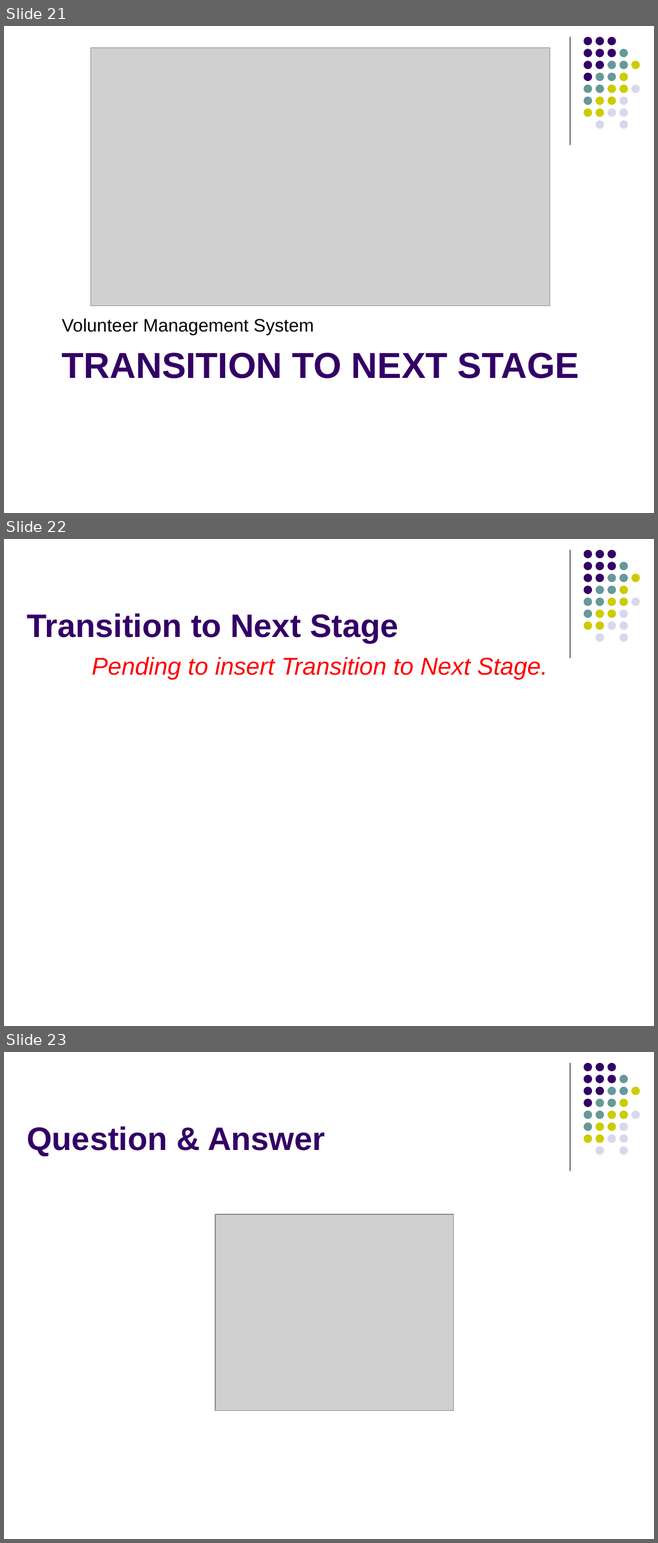
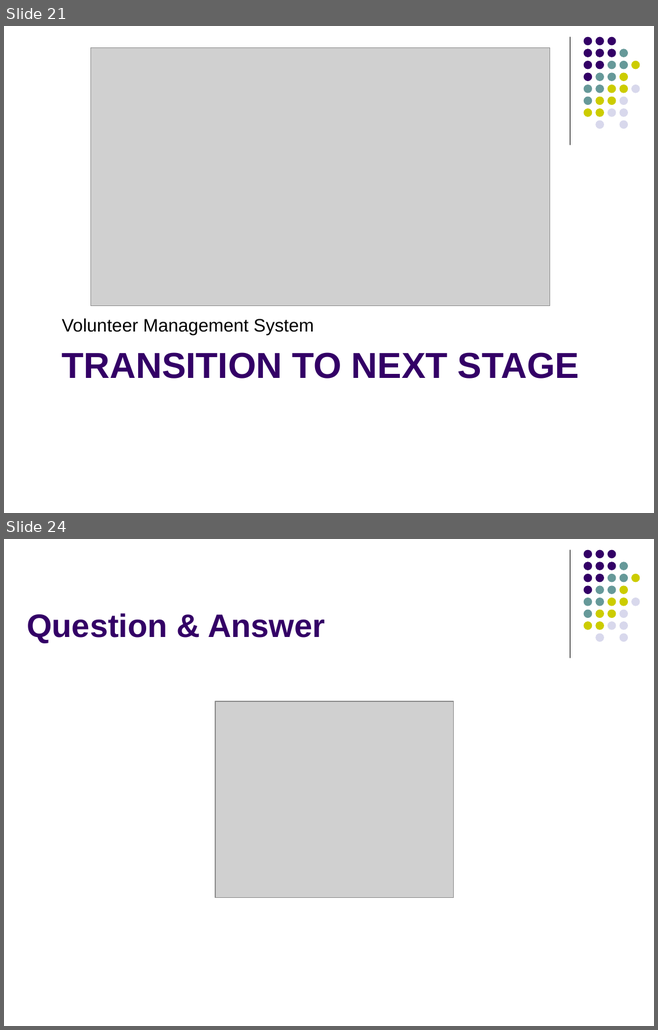
Before and after one commit to imireasa/mtech-se18-t08s, a slide deck: docs/W-9 Working Document/W-9.3 Presentation Slides/Phase1/vms_first_presentation_v0.1a.pptx. Shown one above the other, each under a label of ours: slides 21, 22 and 23 before the commit, slides 21 and 24 after it; the slides between them are not shown. The pictures are 658x1543 and 658x1030 pixels, drawn with LibreOffice and Linux fonts; fonts in the diff are those of the drawing; grey boxes stand for pictures. Boxes give left, top, right and bottom in pixels: in the first picture for what was removed or moved away, otherwise in the second. Text is boxed around its words. In the diff, an @@ line names an element or a change of style, - is before the commit and + after.

```diff
--- a/docs/W-9 Working Document/W-9.3 Presentation Slides/Phase1/vms_first_presentation_v0.1a.pptx
+++ b/docs/W-9 Working Document/W-9.3 Presentation Slides/Phase1/vms_first_presentation_v0.1a.pptx
@@ slide 22 removed at box(4, 539, 654, 1026), background #FFFFFF; not listed: 32 template elements that a slide beside it also shows @@
@@ title removed at box(27, 613, 398, 643) @@
-Transition to Next Stage
@@ text removed at box(92, 657, 547, 679) @@
-Pending to insert Transition to Next Stage.
@@ what was slide 23 is now slide 24 @@
```
Also in this commit, not shown: 2 slides changed, 2 slides added.
